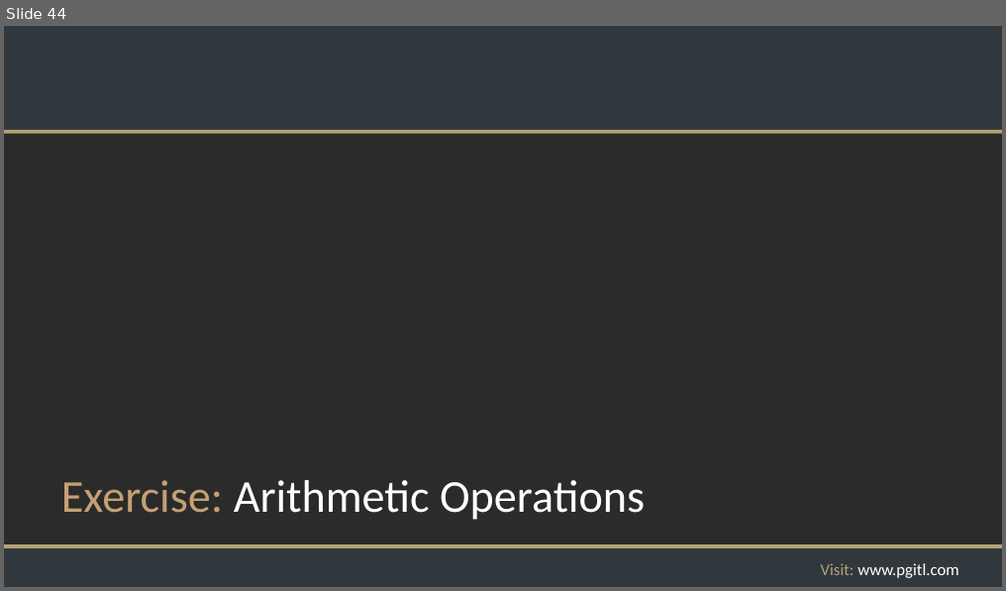
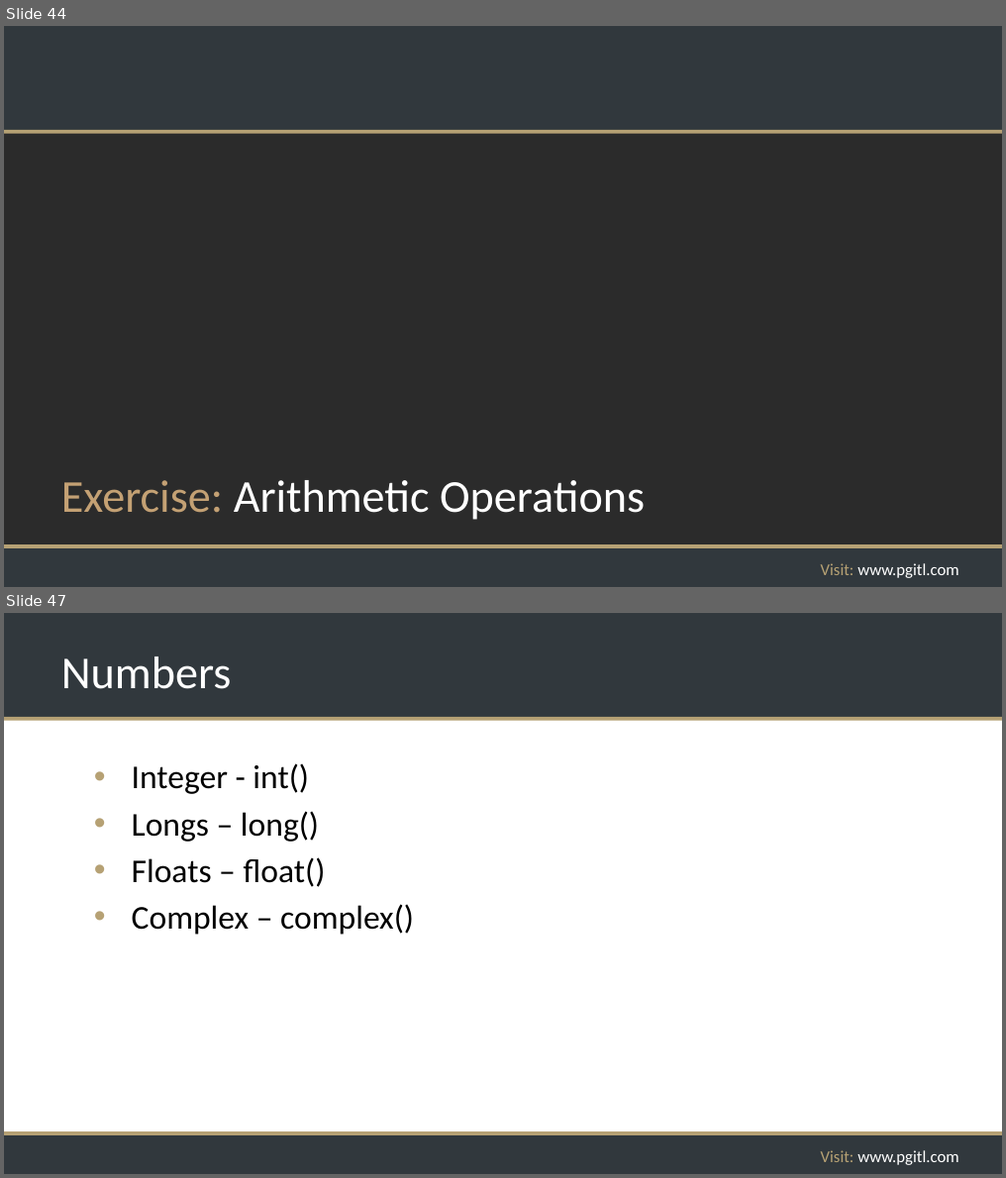
Before and after one commit to rikkouri/project-a, a slide deck: Programming Foundations.pptx. Shown one above the other, each under a label of ours: slide 44 before the commit, slides 44 and 47 after it; the slides between them are not shown. The pictures are 1006x591 and 1006x1178 pixels, drawn with LibreOffice and Linux fonts; fonts in the diff are those of the drawing; background and template pictures are left out; a plain dark background stands for a picture behind light text. Boxes give left, top, right and bottom in pixels: in the first picture for what was removed or moved away, otherwise in the second. Text is boxed around its words. In the diff, an @@ line names an element or a change of style, - is before the commit and + after.

```diff
--- a/Programming Foundations.pptx
+++ b/Programming Foundations.pptx
@@ slide 47 added at <box>4,613,1002,1174</box>, background #FFFFFF; not listed: 5 template elements that a slide beside it also shows @@
@@ title added at <box>61,657,232,689</box>, 44 pt, text #FFFFFF @@
+Numbers
@@ text added at <box>132,763,414,935</box>, 32 pt, text #000000 @@
+• Integer - int()
+• Longs – long()
+• Floats – float()
+• Complex – complex()
```
Also in this commit, not shown: 4 other slides added, 1 other file.
